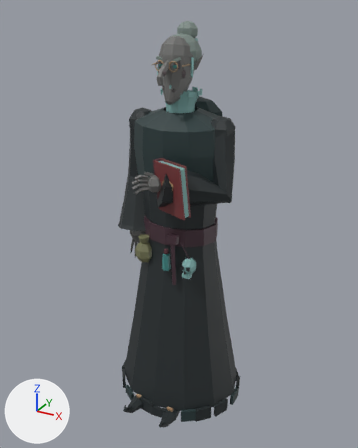
A saved change to the glTF model models/helga.glb.
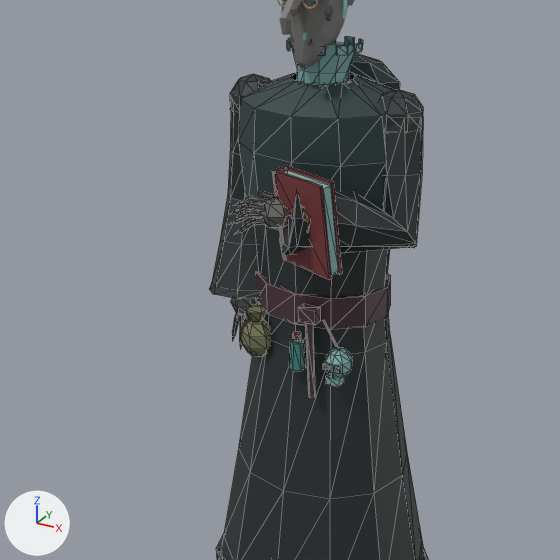
Each version appears first whole from a camera (50 mm lens) standing at (1.114, -2.04, 2.025) and looking at (0.008, -0.029, 1.02), and next in a close-up on the part from 1% to 87% of the width and 15% to 84% of the height. Arrows for +X, +Y and +Z are at lower left; the lights stay in place. The first two pictures are the older version. The close-ups show mesh edges as thin lines. Where no turn or scale is listed for an object, it has been applied to the vertices. Vertices at exactly the same position are counted once.

The first close-up shows 'BratDrept', 'Cap', 'Corp'.
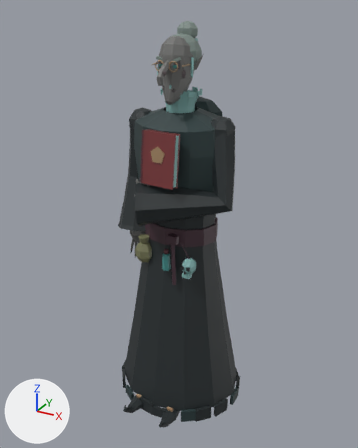
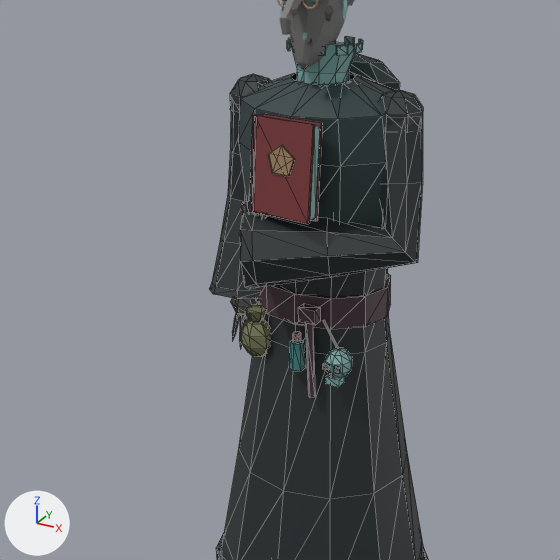
What differs and where, as boxes [x1, y1, x2, y2] in the close-ups (560 x 560 px; the box of a moved part takes in the faces that stretch with it):
part 1 of me_corp, moved or reshaped (not visible afterwards): before [261, 197, 288, 229]
part 2 of me_corp, moved or reshaped: before [235, 211, 263, 223]; after [249, 202, 254, 213]
part 3 of me_corp, moved or reshaped (mostly hidden afterwards): before [235, 204, 265, 214]; after [255, 212, 261, 216]
part 4 of me_corp, moved or reshaped (mostly hidden afterwards): before [240, 196, 265, 206]; after [262, 214, 267, 218]
part 5 of me_corp, moved or reshaped (not visible afterwards): before [257, 190, 275, 200]
part 6 of me_corp, moved or reshaped: before [274, 170, 332, 280]; after [252, 115, 315, 224]
part 7 of me_corp, moved or reshaped: before [285, 166, 342, 275]; after [265, 114, 323, 221]
part 8 of me_corp, moved or reshaped: before [272, 165, 287, 260]; after [250, 113, 265, 212]
part 9 of me_corp, moved or reshaped: before [284, 170, 339, 275]; after [310, 125, 320, 220]
part 10 of me_corp, moved or reshaped: before [289, 207, 310, 226]; after [268, 145, 295, 176]
part 11 of me_corp, moved or reshaped: before [240, 117, 423, 256]; after [240, 118, 423, 290]

Diff of the bpy script that builds the scene:
```diff
--- a/models/helga.glb.py
+++ b/models/helga.glb.py
@@ me_corp @@
 me_corp.from_pydata(...)  # 1050 vertices, 1748 faces; spans x -0.35..0.35, y -0.42..0.31, z 0.0..1.68
 # used by ob_corp; location = (0.0, 0.0, 0.0)
+# me_corp part 1: the loose piece of 20 vertices spanning x -0.04..0.04, y -0.28..-0.2, z 1.25..1.34 is moved by (-0.08, 0.02, -0.08)
+# me_corp part 2: the loose piece of 12 vertices spanning x -0.08..-0.02, y -0.31..-0.25, z 1.27..1.3 is multiplied about its middle by the matrix ((0.478, -0.481, 0.082), (-0.208, -0.097, 0.643), (-0.442, -0.475, -0.214)), then moved by (-0.04, 0.07, -0.01)
+# me_corp part 3: the loose piece of 12 vertices spanning x -0.08..-0.02, y -0.31..-0.25, z 1.3..1.32 is multiplied about its middle by the matrix ((0.403, -0.542, 0.125), (-0.201, 0.001, 0.657), (-0.518, -0.422, -0.158)), then moved by (-0.02, 0.07, -0.03)
+# me_corp part 4: the loose piece of 12 vertices spanning x -0.07..-0.02, y -0.3..-0.25, z 1.32..1.34 is multiplied about its middle by the matrix ((0.288, -0.55, 0.141), (-0.197, 0.051, 0.604), (-0.533, -0.317, -0.147)), then moved by (-0.01, 0.07, -0.06)
+# me_corp part 5: the loose piece of 12 vertices spanning x -0.04..0.01, y -0.27..-0.23, z 1.29..1.35 is multiplied about its middle by the matrix ((0.033, -0.22, 0.867), (-0.391, 0.777, 0.212), (-0.805, -0.386, -0.067)), then moved by (-0.04, 0.03, -0.09)
+# me_corp part 6: the loose piece of 8 vertices spanning x 0.0..0.17, y -0.3..-0.21, z 1.17..1.4 is multiplied about its middle by the matrix ((0.963, -0.269, 0.017), (0.258, 0.941, 0.218), (-0.075, -0.205, 0.976)), then moved by (-0.08, 0.03, 0.12)
+# me_corp part 7: the loose piece of 8 vertices spanning x 0.01..0.18, y -0.27..-0.18, z 1.17..1.41 is multiplied about its middle by the matrix ((0.963, -0.269, 0.017), (0.258, 0.941, 0.218), (-0.075, -0.205, 0.976)), then moved by (-0.08, 0.04, 0.11)
+# me_corp part 8: the loose piece of 8 vertices spanning x -0.01..0.03, y -0.25..-0.18, z 1.17..1.41 is multiplied about its middle by the matrix ((0.963, -0.269, 0.017), (0.258, 0.941, 0.218), (-0.075, -0.205, 0.976)), then moved by (-0.08, 0.01, 0.12)
+# me_corp part 9: the loose piece of 8 vertices spanning x 0.01..0.18, y -0.29..-0.19, z 1.17..1.4 is multiplied about its middle by the matrix ((0.963, -0.269, 0.017), (0.258, 0.941, 0.218), (-0.075, -0.205, 0.976)), then moved by (-0.08, 0.04, 0.12)
+# me_corp part 10: the loose piece of 10 vertices spanning x 0.04..0.12, y -0.28..-0.25, z 1.27..1.34 is scaled about its middle by (1.06, 0.155, 1), then moved by (-0.07, 0.04, 0.12)
+# me_corp part 11: 52 of 1050 vertices moved; they spanned x -0.07..0.3, y -0.3..0.03, z 1.19..1.39 and now span x -0.14..0.31, y -0.33..0.03, z 1.07..1.37; mean shift (-0.06, 0.01, -0.05); largest move (0.09, -0.3, 1.32) -> (-0.05, -0.33, 1.19)
 me_corp.materials.append(mat_defaultmaterial_003)
```
